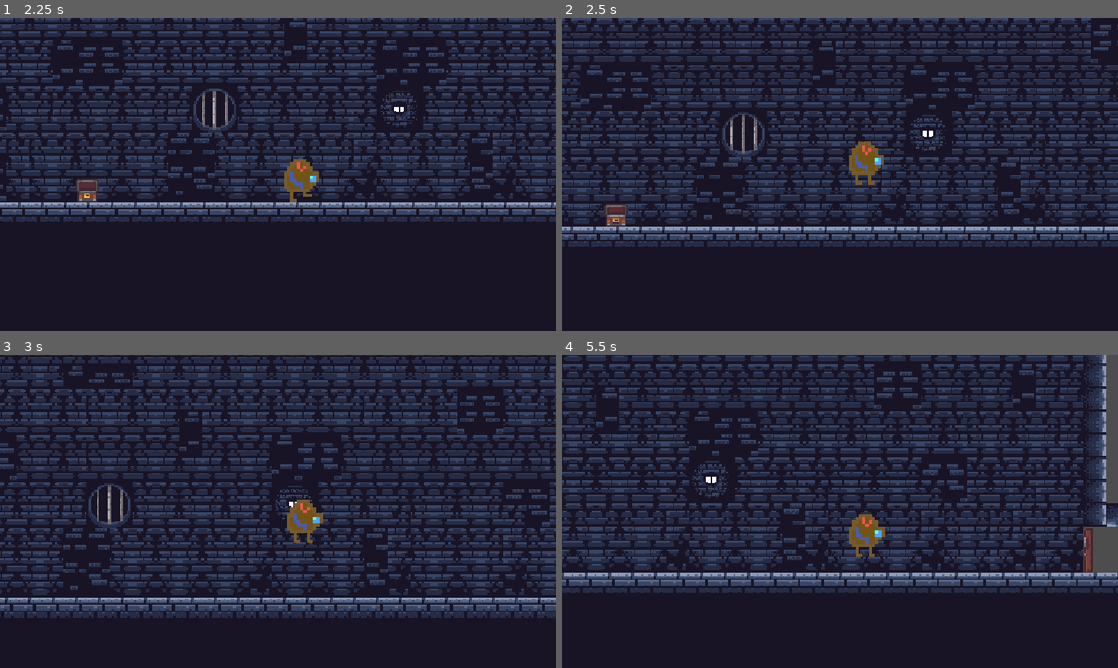
Above: before the commit, frames 1-4 (two rows, left to right).
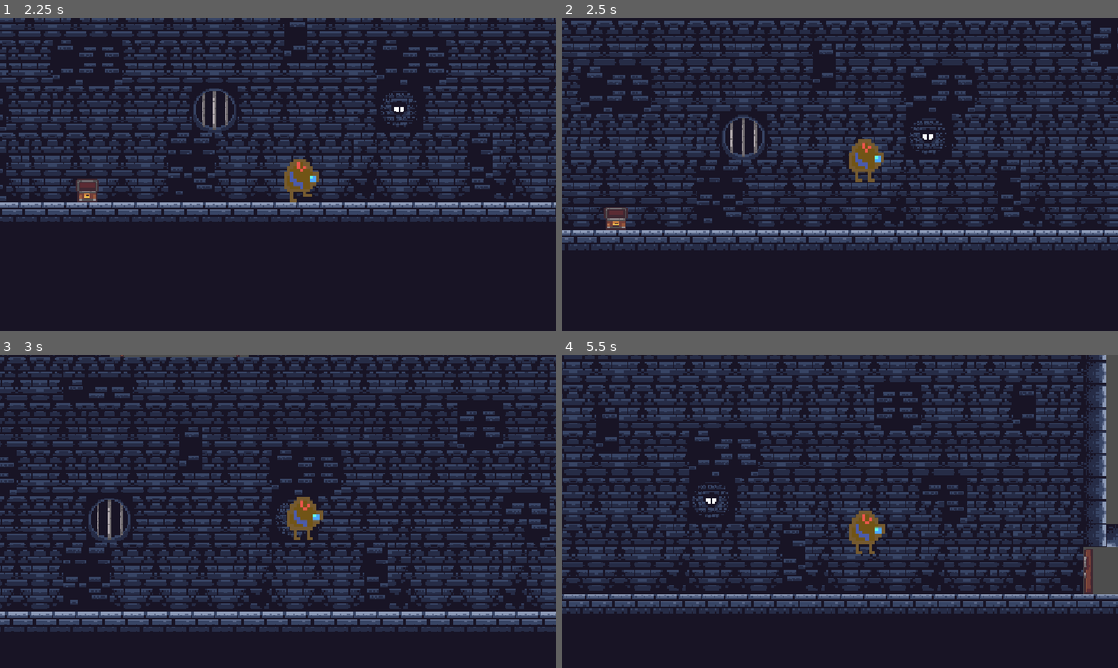
Above: after the commit, the same moments.

Repository: omamated/TSA-Videogame
Game: Godot game, scene res://Scenes/MainMenu.tscn
Same seed, same stepped clock (60 frames per second), same inputs: the game is played once before the commit and once after it.
Inputs (mouse positions are in pixels of both pictures, inside the frame that each line leads up to):
- Up to frame 1 (2.25 s): click (278, 174) at 0.5 s; click (278, 174) at 1.25 s; hold D (Right) from 2.03 s (still down)
- Up to frame 2 (2.5 s): keep holding D (Right); tap W (Up) at 2.27 s
- Up to frame 3 (3 s): keep holding D (Right)
- Up to frame 4 (5.5 s): tap W (Up) at 3.02, 4.52, 5.27 s; release D (Right) at 3.53 s; hold A (Left) 3.53-4.28 s; hold D (Right) from 4.28 s (still down)

Frame 1 is identical in both runs. In frame 2, 47% of the frame differs, in the area x 0-100%, y 0-75%; in frame 3, 48%; in frame 4, 55%, in the area x 0-100%, y 0-83%.

Commit message:
v1.04.6
Added door textures

Problems:
Door even though the image is gone the picture is still there and misplaces (only shows when playing, not in editor).
- Button animations play everytime its pressed, not once
- Button animation starts on "pressed" and not on "Idle"

Diff:
--- a/game-tsa/Scenes/level_1.tscn
+++ b/game-tsa/Scenes/level_1.tscn
@@ -817,16 +817,26 @@
 position = Vector2(-623, -407)
 
 [node name="Button" parent="DoorandButton/Button" index="0"]
+position = Vector2(-1, 14)
 metadata/_edit_group_ = true
 
 [node name="CollisionShape2D" parent="DoorandButton/Button/Button" index="0"]
 position = Vector2(5.000038, 101)
 
 [node name="Area2D" parent="DoorandButton/Button" index="1"]
+position = Vector2(3, 60)
 metadata/_edit_group_ = true
 
 [node name="CollisionShape2D" parent="DoorandButton/Button/Area2D" index="0"]
 position = Vector2(4.9999924, 71.000015)
 scale = Vector2(0.99999994, 0.99999994)
 
+[node name="Door" parent="DoorandButton" index="2"]
+texture_filter = 1
+position = Vector2(34.000076, 8.94999)
+
+[node name="CollisionShape2D" parent="DoorandButton/Door/Door" index="0"]
+position = Vector2(-38.384277, -3.7558594)
+scale = Vector2(0.99999964, 0.99999964)
+
 [editable path="DoorandButton"]
--- a/game-tsa/Scenes/player.tscn
+++ b/game-tsa/Scenes/player.tscn
@@ -87,10 +87,7 @@
 }]
 
 [sub_resource type="RectangleShape2D" id="RectangleShape2D_vgqql"]
-size = Vector2(39, 21)
-
-[sub_resource type="CircleShape2D" id="CircleShape2D_fkybt"]
-radius = 35.0
+size = Vector2(77, 88)
 
 [node name="Player" type="CharacterBody2D"]
 script = ExtResource("1_vgqql")
@@ -106,9 +103,5 @@
 metadata/_edit_group_ = true
 
 [node name="CollisionShape2D" type="CollisionShape2D" parent="." groups=["player"]]
-position = Vector2(-9.5, 46.5)
+position = Vector2(-12.5, 13)
 shape = SubResource("RectangleShape2D_vgqql")
-
-[node name="CollisionShape2D2" type="CollisionShape2D" parent="."]
-position = Vector2(-10, 6)
-shape = SubResource("CircleShape2D_fkybt")
--- a/game-tsa/Scripts/player.gd
+++ b/game-tsa/Scripts/player.gd
@@ -3,7 +3,7 @@
 
 
 const SPEED = 300.0
-const JUMP_VELOCITY = -500.0
+const JUMP_VELOCITY = -550.0
 
 
 func _physics_process(delta: float) -> void:
Not shown: 1 places in game-tsa/Scenes/player.tscn that only renumber resources
Binary file added: game-tsa/Sprites/Objects/DoorCloseV2.png
Not shown, added: game-tsa/Sprites/Objects/DoorCloseV2.png.import
